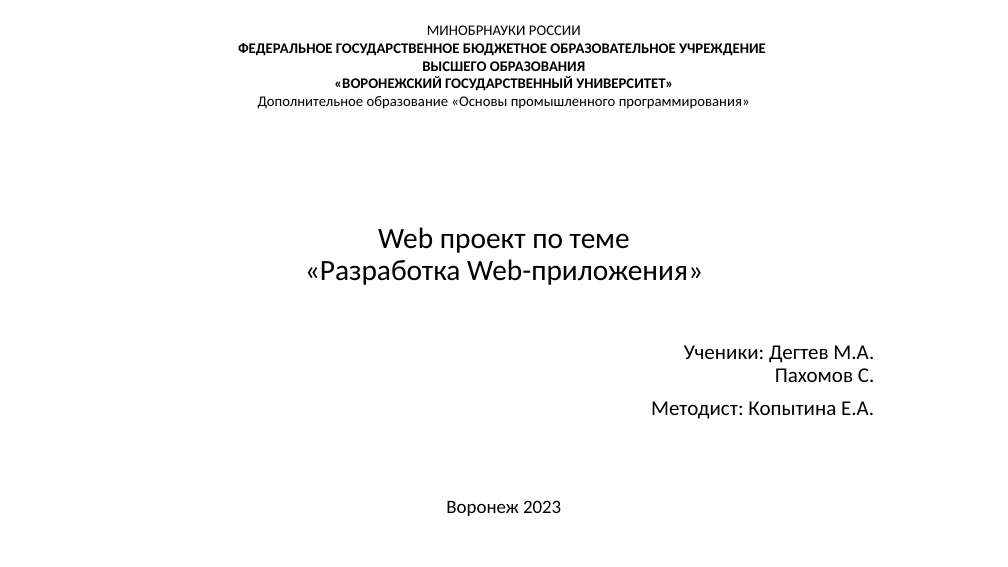
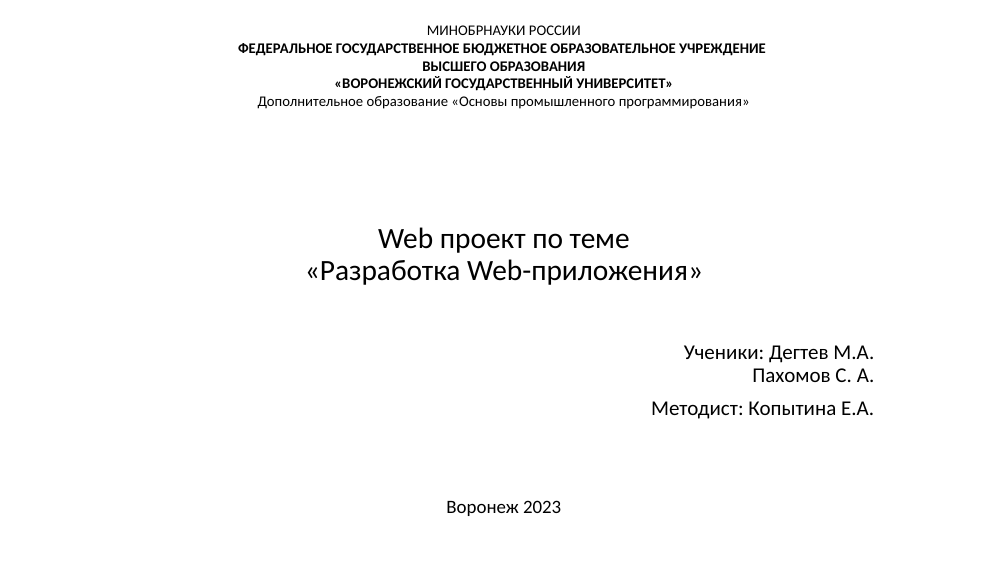
Before and after one commit to Maxim2k7/WebServer-API-Project, a slide deck: slide 1 of Защита проекта/Презентация.pptx. Drawn at 1008x567 pixels with LibreOffice and Linux fonts; fonts in the diff are those of the drawing. Boxes give left, top, right and bottom in pixels: in the first picture for what was removed or moved away, otherwise in the second. Text is boxed around its words. In the diff, an @@ line names an element or a change of style, - is before the commit and + after.

```diff
--- a/Защита проекта/Презентация.pptx
+++ b/Защита проекта/Презентация.pptx
@@ subtitle at [684, 345, 875, 382]: text changed @@
-Ученики: Дегтев М.А.
-Пахомов С.
+Ученики: Дегтев М.А.
+Пахомов С. A.
```
Also in this commit, not shown: 1 other slide changed, 1 other file.
